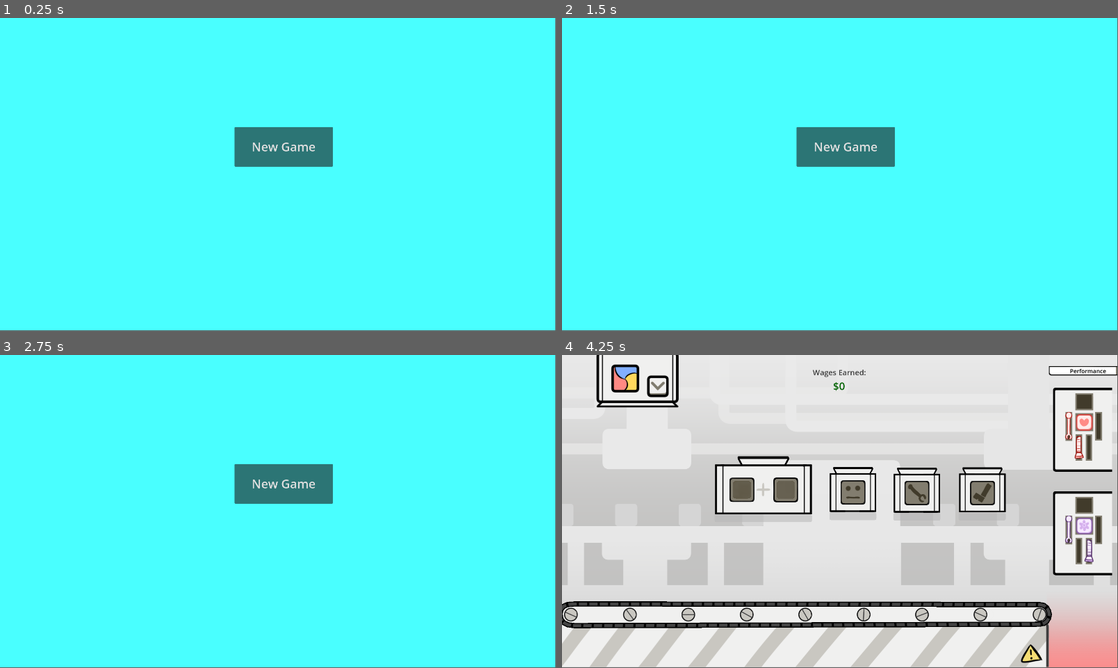
Above: before the commit, frames 1-4 (two rows, left to right).
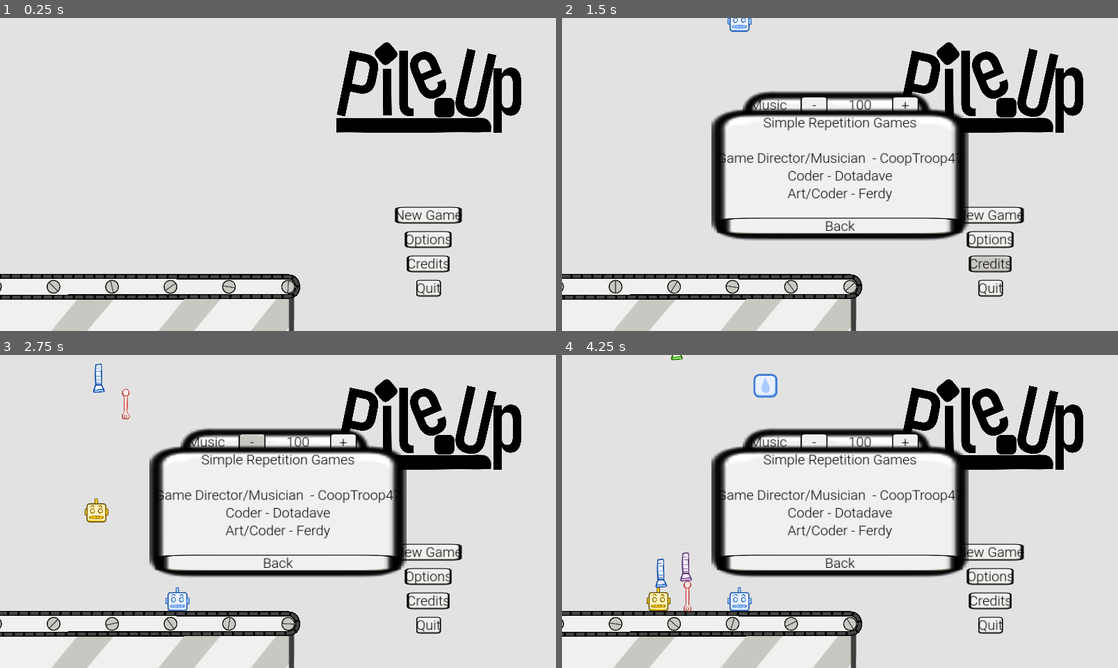
Above: after the commit, the same moments.

Repository: deejai/GodotWildJam53
Game: Godot game, scene res://Main/MainMenu.tscn
Two runs of this game, one before a commit and one after it. Both use one fixed random seed, a clock stepped at 60 frames per second and the inputs below.
Inputs (mouse positions are in pixels of both pictures, inside the frame that each line leads up to):
- Up to frame 1 (0.25 s): no input
- Up to frame 2 (1.5 s): click (990, 240) at 0.5 s, where only the run after the commit has a clickable "Options"; click (990, 262) at 1.25 s, where only the run after the commit has a clickable "Credits"
- Up to frame 3 (2.75 s): click (250, 442) at 2 s, where only the run after the commit has a clickable "-"
- Up to frame 4 (4.25 s): click (906, 442) at 2.75 s, where only the run after the commit has a clickable "+"; click (812, 464) at 3.5 s, where only the run after the commit has a clickable "-"
In our replay, the window is 799x449 before the commit and 800x450 after it. These sizes can differ from the game's own. Grey fills any space a smaller window leaves; there, only what the larger window draws over its background counts as a difference.

The runs differ from the first frame. In frame 1, 100% of the frame differs, in the area x 0-100%, y 0-100%; in frame 2, 100%; in frame 3, 100%; in frame 4, 42%.
Error in both runs: Invalid assignment of property or key 'playback_speed' with value of type 'float' on a base object of type 'AnimationPlayer'. (res://Main/Factory/ConveyorBelt/…

Commit message:
Add title screen

Diff:
--- /dev/null
+++ b/Main/Destroyer.gd
@@ -0,0 +1,6 @@
+extends Area2D
+
+
+
+func _on_body_entered(body: Node2D) -> void:
+	body.queue_free()
--- a/Main/Factory/GrabbableBody/GrabbableBody.gd
+++ b/Main/Factory/GrabbableBody/GrabbableBody.gd
@@ -22,6 +22,7 @@
 
 func grab() -> void:
 	is_grabbed = true
+	get_parent().move_child(self, -1)
 
 
 func release() -> void:
--- a/Main/MainMenu.gd
+++ b/Main/MainMenu.gd
@@ -1,16 +1,56 @@
-extends Node2D
+extends Node
 
 var newgame = preload("res://Main/Factory/Factory.tscn")
 
-# Called when the node enters the scene tree for the first time.
-func _ready():
+
+func _ready() -> void:
+	$UI/OptionPanel.hide()
+	$UI/CreditsPanel.hide()
+
+
+func _on_btn_newgame_pressed() -> void:
+	get_tree().change_scene_to_packed(newgame)
+
+
+func _on_btn_options_pressed() -> void:
+	$UI/OptionPanel.show()
+
+
+func _on_btn_credits_pressed() -> void:
+	$UI/CreditsPanel.show()
+
+
+func _on_btn_quit_pressed() -> void:
+	get_tree().quit()
+
+
+func _on_btn_music_dec_pressed() -> void:
 	pass # Replace with function body.
 
 
-# Called every frame. 'delta' is the elapsed time since the previous frame.
-func _process(_delta):
-	pass
+func _on_btn_music_inc_pressed() -> void:
+	pass # Replace with function body.
 
 
-func _on_button_pressed():
-	get_tree().change_scene_to_packed(newgame)
+func _on_btn_sfx_dec_pressed() -> void:
+	pass # Replace with function body.
+
+
+func _on_btn_sfx_inc_pressed() -> void:
+	pass # Replace with function body.
+
+
+func _on_btn_fullscreen_off_pressed() -> void:
+	DisplayServer.window_set_mode(DisplayServer.WINDOW_MODE_WINDOWED)
+
+
+func _on_btn_fullscreen_on_pressed() -> void:
+	DisplayServer.window_set_mode(DisplayServer.WINDOW_MODE_FULLSCREEN)
+
+
+func _on_btn_back_pressed() -> void:
+	$UI/OptionPanel.hide()
+
+
+func _on_credits_btn_back_pressed() -> void:
+	$UI/CreditsPanel.hide()
--- a/Main/MainMenu.tscn
+++ b/Main/MainMenu.tscn
@@ -1,21 +1,291 @@
-[gd_scene load_steps=2 format=3 uid="uid://7ru077xx0uyw"]
+[gd_scene load_steps=16 format=3 uid="uid://7ru077xx0uyw"]
 
 [ext_resource type="Script" path="res://Main/MainMenu.gd" id="1_napa8"]
-
-[node name="MainMenu" type="Node2D"]
+[ext_resource type="Theme" uid="uid://dv2upfnjivc4m" path="res://Main/Theme/default_theme.tres" id="1_nb8xv"]
+[ext_resource type="Texture2D" uid="uid://bg00y10vbrf7j" path="res://Assets/Title/Logo.png" id="3_2e0ug"]
+[ext_resource type="Texture2D" uid="uid://c78d3a20x6nfo" path="res://Assets/Floor.png" id="4_pw3gq"]
+[ext_resource type="PackedScene" uid="uid://sdw3i0pl6i41" path="res://Main/Factory/ConveyorBelt/ConveyorBelt.tscn" id="5_1cqsm"]
+[ext_resource type="Script" path="res://Main/StuffSpawner.gd" id="6_nh6so"]
+[ext_resource type="PackedScene" uid="uid://dno508jh3sumi" path="res://Main/Factory/GrabbableBody/RobotPart/Arm.tscn" id="7_yqitn"]
+[ext_resource type="PackedScene" uid="uid://vravlf5qpow2" path="res://Main/Factory/GrabbableBody/Box/Box.tscn" id="8_hw46m"]
+[ext_resource type="PackedScene" uid="uid://hq6hjmnmdlxw" path="res://Main/Factory/GrabbableBody/RobotPart/Head.tscn" id="9_42q1r"]
+[ext_resource type="PackedScene" uid="uid://cbyposufs6c4t" path="res://Main/Factory/GrabbableBody/RobotPart/Leg.tscn" id="10_6w7xh"]
+[ext_resource type="Script" path="res://Main/Destroyer.gd" id="11_omi0p"]
+
+[sub_resource type="ButtonGroup" id="ButtonGroup_1klip"]
+
+[sub_resource type="WorldBoundaryShape2D" id="WorldBoundaryShape2D_vwokl"]
+normal = Vector2(1, 0)
+
+[sub_resource type="Curve2D" id="Curve2D_4tycx"]
+_data = {
+"points": PackedVector2Array(0, 0, 0, 0, 60, -112, 0, 0, 0, 0, 958, -98)
+}
+point_count = 2
+
+[sub_resource type="WorldBoundaryShape2D" id="WorldBoundaryShape2D_hqa6x"]
+
+[node name="MainMenu" type="Node"]
 script = ExtResource("1_napa8")
 
-[node name="Polygon2D" type="Polygon2D" parent="."]
-color = Color(0.286275, 1, 1, 1)
-polygon = PackedVector2Array(0, 0, 1920, 0, 1920, 1080, 0, 1080)
-metadata/_edit_lock_ = true
-
-[node name="Button" type="Button" parent="."]
-offset_left = 811.0
-offset_top = 377.0
-offset_right = 1151.0
-offset_bottom = 514.0
-theme_override_font_sizes/font_size = 42
+[node name="Background" type="CanvasLayer" parent="."]
+layer = -1
+
+[node name="ColorRect" type="ColorRect" parent="Background"]
+anchors_preset = 15
+anchor_right = 1.0
+anchor_bottom = 1.0
+grow_horizontal = 2
+grow_vertical = 2
+color = Color(0.886275, 0.886275, 0.886275, 1)
+
+[node name="UI" type="CanvasLayer" parent="."]
+
+[node name="Title" type="MarginContainer" parent="UI"]
+anchors_preset = 15
+anchor_right = 1.0
+anchor_bottom = 1.0
+offset_top = -18.0
+offset_bottom = -18.0
+grow_horizontal = 2
+grow_vertical = 2
+theme = ExtResource("1_nb8xv")
+theme_override_constants/margin_left = 120
+theme_override_constants/margin_top = 100
+theme_override_constants/margin_right = 120
+theme_override_constants/margin_bottom = 100
+
+[node name="VBoxContainer" type="VBoxContainer" parent="UI/Title"]
+layout_mode = 2
+size_flags_horizontal = 8
+theme_override_constants/separation = 25
+alignment = 2
+
+[node name="TextureRect" type="TextureRect" parent="UI/Title/VBoxContainer"]
+custom_minimum_size = Vector2(640, 0)
+layout_mode = 2
+size_flags_vertical = 3
+texture = ExtResource("3_2e0ug")
+expand_mode = 1
+stretch_mode = 4
+
+[node name="btn_newgame" type="Button" parent="UI/Title/VBoxContainer"]
+layout_mode = 2
+size_flags_horizontal = 4
 text = "New Game"
 
-[connection signal="pressed" from="Button" to="." method="_on_button_pressed"]
+[node name="btn_options" type="Button" parent="UI/Title/VBoxContainer"]
+layout_mode = 2
+size_flags_horizontal = 4
+text = "Options"
+
+[node name="btn_credits" type="Button" parent="UI/Title/VBoxContainer"]
+layout_mode = 2
+size_flags_horizontal = 4
+text = "Credits"
+
+[node name="btn_quit" type="Button" parent="UI/Title/VBoxContainer"]
+layout_mode = 2
+size_flags_horizontal = 4
+text = "Quit"
+
+[node name="OptionPanel" type="PanelContainer" parent="UI"]
+visible = false
+anchors_preset = 8
+anchor_left = 0.5
+anchor_top = 0.5
+anchor_right = 0.5
+anchor_bottom = 0.5
+offset_left = -336.0
+offset_top = -289.0
+offset_right = 315.0
+offset_bottom = 221.0
+grow_horizontal = 2
+grow_vertical = 2
+theme = ExtResource("1_nb8xv")
+
+[node name="MarginContainer" type="MarginContainer" parent="UI/OptionPanel"]
+layout_mode = 2
+theme_override_constants/margin_left = 20
+theme_override_constants/margin_top = 20
+theme_override_constants/margin_right = 20
+theme_override_constants/margin_bottom = 20
+
+[node name="VBoxContainer" type="VBoxContainer" parent="UI/OptionPanel/MarginContainer"]
+layout_mode = 2
+theme_override_constants/separation = 20
+
+[node name="HBoxContainer" type="GridContainer" parent="UI/OptionPanel/MarginContainer/VBoxContainer"]
+layout_mode = 2
+theme_override_constants/h_separation = 20
+theme_override_constants/v_separation = 20
+columns = 4
+
+[node name="lbl_music" type="Label" parent="UI/OptionPanel/MarginContainer/VBoxContainer/HBoxContainer"]
+layout_mode = 2
+size_flags_horizontal = 6
+text = "Music"
+
+[node name="btn_music_dec" type="Button" parent="UI/OptionPanel/MarginContainer/VBoxContainer/HBoxContainer"]
+custom_minimum_size = Vector2(94, 0)
+layout_mode = 2
+size_flags_horizontal = 6
+text = "-"
+
+[node name="lbl_music_value" type="Label" parent="UI/OptionPanel/MarginContainer/VBoxContainer/HBoxContainer"]
+layout_mode = 2
+size_flags_horizontal = 6
+text = "100"
+
+[node name="btn_music_inc" type="Button" parent="UI/OptionPanel/MarginContainer/VBoxContainer/HBoxContainer"]
+custom_minimum_size = Vector2(94, 0)
+layout_mode = 2
+size_flags_horizontal = 6
+text = "+"
+
+[node name="lbl_sfx" type="Label" parent="UI/OptionPanel/MarginContainer/VBoxContainer/HBoxContainer"]
+layout_mode = 2
+size_flags_horizontal = 6
+text = "SFX"
+
+[node name="btn_sfx_dec" type="Button" parent="UI/OptionPanel/MarginContainer/VBoxContainer/HBoxContainer"]
+custom_minimum_size = Vector2(94, 0)
+layout_mode = 2
+size_flags_horizontal = 6
+text = "-"
+
+[node name="lbl_sfx_value" type="Label" parent="UI/OptionPanel/MarginContainer/VBoxContainer/HBoxContainer"]
+layout_mode = 2
+size_flags_horizontal = 6
+text = "100"
+
+[node name="btn_sfx_inc" type="Button" parent="UI/OptionPanel/MarginContainer/VBoxContainer/HBoxContainer"]
+custom_minimum_size = Vector2(94, 0)
+layout_mode = 2
+size_flags_horizontal = 6
+text = "+"
+
+[node name="HSeparator" type="HSeparator" parent="UI/OptionPanel/MarginContainer/VBoxContainer"]
+layout_mode = 2
+
+[node name="HBoxContainer2" type="HBoxContainer" parent="UI/OptionPanel/MarginContainer/VBoxContainer"]
+layout_mode = 2
+
+[node name="lbl_fullscreen" type="Label" parent="UI/OptionPanel/MarginContainer/VBoxContainer/HBoxContainer2"]
+layout_mode = 2
+size_flags_horizontal = 3
+text = "Fullscreen"
+
+[node name="btn_fullscreen_off" type="Button" parent="UI/OptionPanel/MarginContainer/VBoxContainer/HBoxContainer2"]
+layout_mode = 2
+size_flags_horizontal = 3
+toggle_mode = true
+button_pressed = true
+button_group = SubResource("ButtonGroup_1klip")
+text = "Off"
+
+[node name="btn_fullscreen_on" type="Button" parent="UI/OptionPanel/MarginContainer/VBoxContainer/HBoxContainer2"]
+layout_mode = 2
+size_flags_horizontal = 3
+toggle_mode = true
+button_group = SubResource("ButtonGroup_1klip")
+text = "On"
+
+[node name="Control" type="Control" parent="UI/OptionPanel/MarginContainer/VBoxContainer"]
+layout_mode = 2
+size_flags_vertical = 3
+
+[node name="btn_back" type="Button" parent="UI/OptionPanel/MarginContainer/VBoxContainer"]
+layout_mode = 2
+text = "Back"
+
+[node name="CreditsPanel" type="PanelContainer" parent="UI"]
+anchors_preset = 8
+anchor_left = 0.5
+anchor_top = 0.5
+anchor_right = 0.5
+anchor_bottom = 0.5
+offset_left = -301.0
+offset_top = -65.0
+offset_right = 301.0
+offset_bottom = 65.0
+grow_horizontal = 2
+grow_vertical = 2
+theme = ExtResource("1_nb8xv")
+
+[node name="MarginContainer" type="MarginContainer" parent="UI/CreditsPanel"]
+layout_mode = 2
+theme_override_constants/margin_left = 20
+theme_override_constants/margin_top = 20
+theme_override_constants/margin_right = 20
+theme_override_constants/margin_bottom = 20
+
+[node name="VBoxContainer" type="VBoxContainer" parent="UI/CreditsPanel/MarginContainer"]
+layout_mode = 2
+theme_override_constants/separation = 50
+
+[node name="Label" type="Label" parent="UI/CreditsPanel/MarginContainer/VBoxContainer"]
+layout_mode = 2
+text = "Simple Repetition Games
+
+Game Director/Musician  - CoopTroop47
+Coder - Dotadave
+Art/Coder - Ferdy
+"
+horizontal_alignment = 1
+
+[node name="btn_back" type="Button" parent="UI/CreditsPanel/MarginContainer/VBoxContainer"]
+layout_mode = 2
+text = "Back"
+
+[node name="Floor" type="Sprite2D" parent="."]
+position = Vector2(-694.146, 1086.66)
+scale = Vector2(2.03308, 2.03308)
+texture = ExtResource("4_pw3gq")
+
+[node name="ConveyorBelt" parent="." instance=ExtResource("5_1cqsm")]
+position = Vector2(184.854, 927.663)
+
+[node name="StaticBody2D" type="StaticBody2D" parent="."]
+
+[node name="CollisionShape2D" type="CollisionShape2D" parent="StaticBody2D"]
+position = Vector2(0, 511)
+shape = SubResource("WorldBoundaryShape2D_vwokl")
+
+[node name="StuffSpawner" type="Node2D" parent="."]
+script = ExtResource("6_nh6so")
+
+[node name="Path2D" type="Path2D" parent="StuffSpawner"]
+curve = SubResource("Curve2D_4tycx")
+
+[node name="PathFollow2D" type="PathFollow2D" parent="StuffSpawner/Path2D"]
+position = Vector2(60, -112)
+rotation = 0.0155889
+
+[node name="Objects" type="ResourcePreloader" parent="StuffSpawner"]
+resources = [PackedStringArray("Arm", "Box", "Head", "Leg"), [ExtResource("7_yqitn"), ExtResource("8_hw46m"), ExtResource("9_42q1r"), ExtResource("10_6w7xh")]]
+
+[node name="Timer" type="Timer" parent="StuffSpawner"]
+autostart = true
+
+[node name="Destroyer" type="Area2D" parent="."]
+position = Vector2(1012, 1188)
+script = ExtResource("11_omi0p")
+
+[node name="CollisionShape2D" type="CollisionShape2D" parent="Destroyer"]
+shape = SubResource("WorldBoundaryShape2D_hqa6x")
+
+[connection signal="pressed" from="UI/Title/VBoxContainer/btn_newgame" to="." method="_on_btn_newgame_pressed"]
+[connection signal="pressed" from="UI/Title/VBoxContainer/btn_options" to="." method="_on_btn_options_pressed"]
+[connection signal="pressed" from="UI/Title/VBoxContainer/btn_credits" to="." method="_on_btn_credits_pressed"]
+[connection signal="pressed" from="UI/Title/VBoxContainer/btn_quit" to="." method="_on_btn_quit_pressed"]
+[connection signal="pressed" from="UI/OptionPanel/MarginContainer/VBoxContainer/HBoxContainer/btn_music_dec" to="." method="_on_btn_music_dec_pressed"]
+[connection signal="pressed" from="UI/OptionPanel/MarginContainer/VBoxContainer/HBoxContainer/btn_music_inc" to="." method="_on_btn_music_inc_pressed"]
+[connection signal="pressed" from="UI/OptionPanel/MarginContainer/VBoxContainer/HBoxContainer/btn_sfx_dec" to="." method="_on_btn_sfx_dec_pressed"]
+[connection signal="pressed" from="UI/OptionPanel/MarginContainer/VBoxContainer/HBoxContainer/btn_sfx_inc" to="." method="_on_btn_sfx_inc_pressed"]
+[connection signal="pressed" from="UI/OptionPanel/MarginContainer/VBoxContainer/HBoxContainer2/btn_fullscreen_off" to="." method="_on_btn_fullscreen_off_pressed"]
+[connection signal="pressed" from="UI/OptionPanel/MarginContainer/VBoxContainer/HBoxContainer2/btn_fullscreen_on" to="." method="_on_btn_fullscreen_on_pressed"]
+[connection signal="pressed" from="UI/OptionPanel/MarginContainer/VBoxContainer/btn_back" to="." method="_on_btn_back_pressed"]
+[connection signal="pressed" from="UI/CreditsPanel/MarginContainer/VBoxContainer/btn_back" to="." method="_on_credits_btn_back_pressed"]
+[connection signal="timeout" from="StuffSpawner/Timer" to="StuffSpawner" method="_on_timer_timeout"]
+[connection signal="body_entered" from="Destroyer" to="Destroyer" method="_on_body_entered"]
--- /dev/null
+++ b/Main/StuffSpawner.gd
@@ -0,0 +1,29 @@
+extends Node2D
+
+@export var min_spawn_rate : float = 0.1
+@export var max_spawn_rate : float = 1.0
+
+@onready var timer: Timer = $Timer
+@onready var objects: ResourcePreloader = $Objects
+@onready var path_follow_2d: PathFollow2D = $Path2D/PathFollow2D
+
+
+func randomize_position() -> void:
+	path_follow_2d.progress_ratio = randf()
+
+
+func spawn_stuff() -> void:
+	randomize_position()
+
+	var object_names:Array = objects.get_resource_list()
+	var object_name = object_names[randi() % object_names.size()]
+	var scene:PackedScene = objects.get_resource(object_name)
+	var object:Node2D = scene.instantiate()
+	object.position = path_follow_2d.global_position
+	object.init(randi_range(Main.ColorType.RED, Main.ColorType.VIOLET))
+	add_child(object)
+
+
+func _on_timer_timeout() -> void:
+	spawn_stuff()
+	timer.start(randf_range(min_spawn_rate, max_spawn_rate))
--- /dev/null
+++ b/Main/Theme/default_theme.tres
@@ -0,0 +1,85 @@
+[gd_resource type="Theme" load_steps=15 format=3 uid="uid://dv2upfnjivc4m"]
+
+[ext_resource type="Texture2D" uid="uid://bvmmvloktbmb5" path="res://Assets/UI/Button_disabled.png" id="1_hmyxj"]
+[ext_resource type="Texture2D" uid="uid://4vpowytyo52s" path="res://Assets/UI/Button_focus.png" id="2_dlx8c"]
+[ext_resource type="Texture2D" uid="uid://c38er2fkf6jii" path="res://Assets/UI/Button_hover.png" id="3_t1hpb"]
+[ext_resource type="Texture2D" uid="uid://bn36wcikejp1f" path="res://Assets/UI/Button_normal.png" id="4_5aphn"]
+[ext_resource type="Texture2D" uid="uid://vw26x16aa3c2" path="res://Assets/UI/Button_pressed.png" id="5_2bqyx"]
+[ext_resource type="FontFile" uid="uid://cr27gmqrxkwlx" path="res://Assets/Font/Roboto-Light.ttf" id="6_4mrw1"]
+[ext_resource type="Texture2D" uid="uid://dfp4oh5e7xe4c" path="res://Assets/UI/Panel.png" id="6_da4eq"]
+
+[sub_resource type="StyleBoxTexture" id="StyleBoxTexture_ce8gk"]
+texture = ExtResource("1_hmyxj")
+margin_left = 15.0
+margin_top = 15.0
+margin_right = 15.0
+margin_bottom = 22.0
+region_rect = Rect2(0, 0, 77, 78)
+
+[sub_resource type="StyleBoxTexture" id="StyleBoxTexture_8shxf"]
+texture = ExtResource("2_dlx8c")
+margin_left = 15.0
+margin_top = 15.0
+margin_right = 15.0
+margin_bottom = 22.0
+region_rect = Rect2(0, 0, 77, 78)
+draw_center = false
+
+[sub_resource type="StyleBoxTexture" id="StyleBoxTexture_unllo"]
+texture = ExtResource("3_t1hpb")
+margin_left = 15.0
+margin_top = 15.0
+margin_right = 15.0
+margin_bottom = 22.0
+region_rect = Rect2(0, 0, 77, 78)
+
+[sub_resource type="StyleBoxTexture" id="StyleBoxTexture_bpdn5"]
+texture = ExtResource("4_5aphn")
+margin_left = 15.0
+margin_top = 15.0
+margin_right = 15.0
+margin_bottom = 22.0
+region_rect = Rect2(0, 0, 77, 78)
+
+[sub_resource type="StyleBoxTexture" id="StyleBoxTexture_jctgh"]
+texture = ExtResource("5_2bqyx")
+margin_left = 15.0
+margin_top = 15.0
+margin_right = 15.0
+margin_bottom = 22.0
+region_rect = Rect2(0, 0, 77, 78)
+
+[sub_resource type="StyleBoxTexture" id="StyleBoxTexture_rpsbi"]
+texture = ExtResource("6_da4eq")
+margin_left = 15.0
+margin_top = 15.0
+margin_right = 15.0
+margin_bottom = 15.0
+region_rect = Rect2(0, 0, 77, 78)
+
+[sub_resource type="StyleBoxTexture" id="StyleBoxTexture_61mvn"]
+texture = ExtResource("6_da4eq")
+margin_left = 15.0
+margin_top = 15.0
+margin_right = 15.0
+margin_bottom = 15.0
+region_rect = Rect2(0, 0, 77, 78)
+
+[resource]
+default_font = ExtResource("6_4mrw1")
+default_font_size = 48
+Button/colors/font_color = Color(0, 0, 0, 1)
+Button/colors/font_disabled_color = Color(0, 0, 0, 0.501961)
+Button/colors/font_focus_color = Color(0, 0, 0, 1)
+Button/colors/font_hover_color = Color(0, 0, 0, 1)
+Button/colors/font_hover_pressed_color = Color(0, 0, 0, 1)
+Button/colors/font_outline_color = Color(0, 0, 0, 1)
+Button/colors/font_pressed_color = Color(0, 0, 0, 1)
+Button/styles/disabled = SubResource("StyleBoxTexture_ce8gk")
+Button/styles/focus = SubResource("StyleBoxTexture_8shxf")
+Button/styles/hover = SubResource("StyleBoxTexture_unllo")
+Button/styles/normal = SubResource("StyleBoxTexture_bpdn5")
+Button/styles/pressed = SubResource("StyleBoxTexture_jctgh")
+Label/colors/font_color = Color(0, 0, 0, 1)
+Panel/styles/panel = SubResource("StyleBoxTexture_rpsbi")
+PanelContainer/styles/panel = SubResource("StyleBoxTexture_61mvn")
--- a/project.godot
+++ b/project.godot
@@ -24,6 +24,9 @@
 
 window/size/viewport_width=1920
 window/size/viewport_height=1080
+window/size/window_width_override=1280
+window/size/window_height_override=720
+window/stretch/mode="canvas_items"
 
 [editor]
 
Binary file added: Assets/Font/Roboto-Light.ttf
Not shown, added: Assets/Font/Roboto-Light.ttf.import
Binary file added: Assets/Title/Logo.png
Not shown, added: Assets/Title/Logo.png.import
